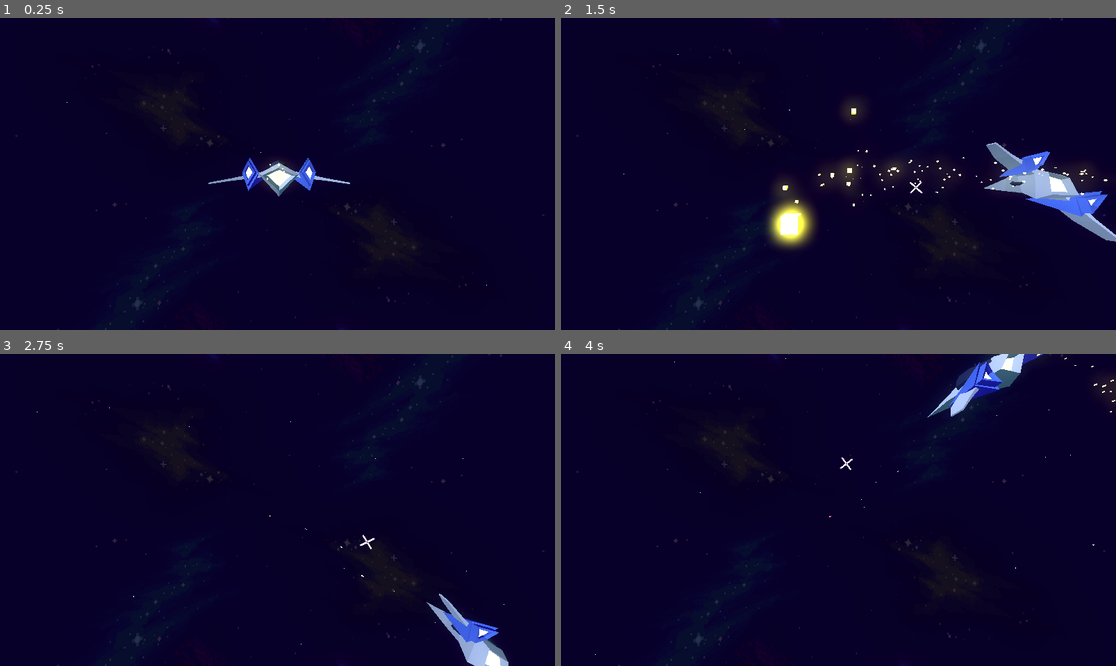
Above: before the commit, frames 1-4 (two rows, left to right).
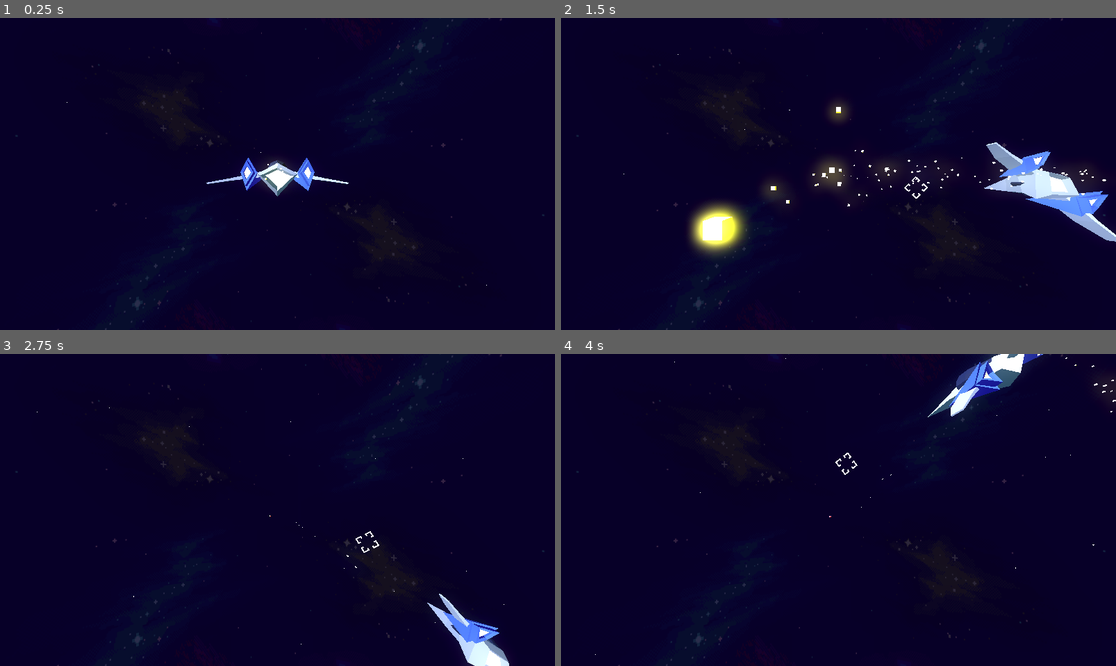
Above: after the commit, the same moments.

Repository: marius-test/cosmic_polygons
Game: Godot game, scene res://main.tscn
Same seed, same stepped clock (60 frames per second), same inputs: the game is played once before the commit and once after it.
Inputs:
- Up to frame 1 (0.25 s): no input
- Up to frame 2 (1.5 s): tap Enter at 0.5 s; hold Right (move_right) 0.53-1.28 s; hold Space (shoot) 0.53-1.28 s; hold Down (move_down) from 1.28 s (still down); tap Space (shoot) at 1.35 s
- Up to frame 3 (2.75 s): release Down (move_down) at 2.03 s; hold Right (move_right) from 2.03 s (still down); hold Space (shoot) from 2.03 s (still down)
- Up to frame 4 (4 s): release Right (move_right) at 2.78 s; release Space (shoot) at 2.78 s; hold Up (move_up) 2.78-3.53 s; tap Space (shoot) at 2.85 s; hold Left (move_left) from 3.53 s (still down); hold Space (shoot) from 3.53 s (still down)

The runs differ from the first frame. In frame 1, 0.8% of the frame differs, in the area x 37-64%, y 44-58%; in frame 2, 6.0%, in the area x 22-100%, y 26-77%; in frame 3, 1.2%; in frame 4, 1.0%.

Commit message:
tons of new features!

Diff:
--- a/main.tscn
+++ b/main.tscn
@@ -1,9 +1,10 @@
-[gd_scene load_steps=11 format=3 uid="uid://cti85piwyhsng"]
+[gd_scene load_steps=12 format=3 uid="uid://cti85piwyhsng"]
 
 [ext_resource type="PackedScene" uid="uid://dwttqe8ch4p4x" path="res://scenes/spacecraft.tscn" id="1_6jefq"]
 [ext_resource type="PackedScene" uid="uid://ccvmeq58m5ttq" path="res://scenes/enemy_spawn.tscn" id="2_rgh4i"]
 [ext_resource type="Texture2D" uid="uid://cask7cc5hftiu" path="res://assets/environment.png" id="3_utl38"]
 [ext_resource type="AudioStream" uid="uid://bv62aryao15yw" path="res://assets/synthpop_martini_main.wav" id="4_trkhj"]
+[ext_resource type="Texture2D" uid="uid://baadlnski08pi" path="res://assets/game_over.png" id="5_dtk57"]
 
 [sub_resource type="StandardMaterial3D" id="StandardMaterial3D_2q305"]
 emission_enabled = true
@@ -37,7 +38,7 @@
 
 
 # Called every frame. 'delta' is the elapsed time since the previous frame.
-func _process(delta):
+func _process(_delta):
 	pass
 "
 
@@ -69,9 +70,16 @@
 
 [node name="DirectionalLight3D" type="DirectionalLight3D" parent="."]
 transform = Transform3D(0.642788, 0.262003, -0.719846, 0, 0.939693, 0.34202, 0.766044, -0.219846, 0.604023, -30, 10, 30)
+light_energy = 2.0
 
 [node name="BackgroundMusic" type="AudioStreamPlayer" parent="."]
 stream = ExtResource("4_trkhj")
 volume_db = -10.0
 autoplay = true
 script = SubResource("GDScript_mhscl")
+
+[node name="Sprite3D" type="Sprite3D" parent="."]
+transform = Transform3D(5, 0, 0, 0, 5, 0, 0, 0, 5, 0, 0, -10)
+visible = false
+texture_filter = 0
+texture = ExtResource("5_dtk57")
--- a/scenes/bullet.tscn
+++ b/scenes/bullet.tscn
@@ -10,8 +10,8 @@
 emission_energy_multiplier = 5.0
 
 [sub_resource type="CapsuleShape3D" id="CapsuleShape3D_hs6kh"]
-radius = 0.446976
-height = 1.85475
+radius = 0.630282
+height = 2.40392
 
 [node name="Bullet" type="CharacterBody3D"]
 script = ExtResource("1_vngn0")
--- a/scenes/enemy.tscn
+++ b/scenes/enemy.tscn
@@ -104,15 +104,15 @@
 shadow_mesh = SubResource("ArrayMesh_cjr37")
 
 [sub_resource type="BoxShape3D" id="BoxShape3D_egud4"]
-size = Vector3(3.57625, 2.86771, 4.02306)
+size = Vector3(4.23757, 3.00075, 4.24981)
 
-[sub_resource type="StandardMaterial3D" id="StandardMaterial3D_3o0me"]
+[sub_resource type="StandardMaterial3D" id="StandardMaterial3D_qad0b"]
 emission_enabled = true
 emission = Color(0.901961, 0.458824, 0, 1)
 emission_energy_multiplier = 16.0
 
 [sub_resource type="BoxMesh" id="BoxMesh_oxt7e"]
-material = SubResource("StandardMaterial3D_3o0me")
+material = SubResource("StandardMaterial3D_qad0b")
 size = Vector3(0.3, 0.3, 0.3)
 
 [sub_resource type="Curve" id="Curve_k3is7"]
@@ -129,7 +129,9 @@
 skeleton = NodePath("")
 
 [node name="CollisionShape3D" type="CollisionShape3D" parent="."]
+unique_name_in_owner = true
 shape = SubResource("BoxShape3D_egud4")
+disabled = true
 
 [node name="EnemyExplosion" type="CPUParticles3D" parent="."]
 unique_name_in_owner = true
--- a/scenes/spacecraft.tscn
+++ b/scenes/spacecraft.tscn
@@ -1,8 +1,9 @@
-[gd_scene load_steps=13 format=3 uid="uid://dwttqe8ch4p4x"]
+[gd_scene load_steps=18 format=3 uid="uid://dwttqe8ch4p4x"]
 
 [ext_resource type="Script" path="res://scripts/spacecraft.gd" id="1_7i2he"]
-[ext_resource type="Texture2D" uid="uid://huiwj3fpnmff" path="res://assets/crosshair1_mb.png" id="2_0j4n8"]
+[ext_resource type="Texture2D" uid="uid://bqjr241oojpf4" path="res://assets/crosshair3w_256x256_mb.png" id="2_g8ie7"]
 [ext_resource type="AudioStream" uid="uid://dmljd1m3it5p0" path="res://assets/retro-laser-gun-shot.wav" id="3_6wfvo"]
+[ext_resource type="AudioStream" uid="uid://cixnlf40w3kyf" path="res://assets/retro-explosion.wav" id="4_nqclm"]
 
 [sub_resource type="StandardMaterial3D" id="StandardMaterial3D_lpd1a"]
 resource_name = "Base Gray"
@@ -148,24 +149,41 @@
 _data = [Vector2(0, 1), 0.0, 0.0, 0, 0, Vector2(1, 0.252747), 0.0, 0.0, 0, 0]
 point_count = 2
 
+[sub_resource type="CapsuleShape3D" id="CapsuleShape3D_bevep"]
+radius = 2.25335
+height = 6.56125
+
+[sub_resource type="StandardMaterial3D" id="StandardMaterial3D_3o0me"]
+emission_enabled = true
+emission = Color(0, 0.72549, 0.901961, 1)
+emission_energy_multiplier = 16.0
+
+[sub_resource type="BoxMesh" id="BoxMesh_vxa42"]
+material = SubResource("StandardMaterial3D_3o0me")
+size = Vector3(0.3, 0.3, 0.3)
+
+[sub_resource type="Curve" id="Curve_bps2m"]
+_data = [Vector2(0, 1), 0.0, 0.0, 0, 0, Vector2(1, 0.197802), 0.0, 0.0, 0, 0]
+point_count = 2
+
 [node name="Spacecraft" type="CharacterBody3D"]
-transform = Transform3D(1, 0, 0, 0, 1, 0, 0, 0, 1, 0.100907, 0, -0.0254326)
 script = ExtResource("1_7i2he")
 
 [node name="PlayerMesh" type="MeshInstance3D" parent="."]
+unique_name_in_owner = true
 mesh = SubResource("ArrayMesh_0w7jd")
 skeleton = NodePath("")
 
 [node name="Gun0" type="Node3D" parent="."]
-transform = Transform3D(1, 0, 0, 0, 1, 0, 0, 0, 1, 3.38478, -0.40925, -0.432886)
+transform = Transform3D(1, 0, 0, 0, 1, 0, 0, 0, 1, 1.3, -0.409, -0.433)
 
 [node name="Gun1" type="Node3D" parent="."]
-transform = Transform3D(1, 0, 0, 0, 1, 0, 0, 0, 1, -3.39721, -0.409, -0.433)
+transform = Transform3D(1, 0, 0, 0, 1, 0, 0, 0, 1, -1.3, -0.409, -0.433)
 
 [node name="Crosshair" type="Sprite3D" parent="."]
 transform = Transform3D(2, 0, 0, 0, 2, 0, 0, 0, 2, 0, 0, -50)
 texture_filter = 0
-texture = ExtResource("2_0j4n8")
+texture = ExtResource("2_g8ie7")
 
 [node name="ThrusterParticles" type="CPUParticles3D" parent="."]
 transform = Transform3D(1, 0, 0, 0, 1, 0, 0, 0, 1, 0, 0, 3.52564)
@@ -184,3 +202,34 @@
 [node name="GunSound" type="AudioStreamPlayer3D" parent="."]
 unique_name_in_owner = true
 stream = ExtResource("3_6wfvo")
+
+[node name="Area3D" type="Area3D" parent="."]
+
+[node name="CollisionShape3D" type="CollisionShape3D" parent="Area3D"]
+transform = Transform3D(1, 0, 0, 0, -4.37114e-08, -1, 0, 1, -4.37114e-08, 0, 0, -1)
+shape = SubResource("CapsuleShape3D_bevep")
+
+[node name="PlayerExplosion" type="CPUParticles3D" parent="."]
+unique_name_in_owner = true
+emitting = false
+amount = 100
+lifetime = 1.75
+one_shot = true
+explosiveness = 1.0
+mesh = SubResource("BoxMesh_vxa42")
+emission_shape = 2
+emission_sphere_radius = 1.0
+direction = Vector3(1, 1, 1)
+spread = 180.0
+gravity = Vector3(0, 0, 0)
+initial_velocity_min = 25.0
+initial_velocity_max = 50.0
+scale_amount_max = 3.0
+scale_amount_curve = SubResource("Curve_bps2m")
+
+[node name="ExplosionSound" type="AudioStreamPlayer3D" parent="."]
+unique_name_in_owner = true
+stream = ExtResource("4_nqclm")
+volume_db = 20.0
+
+[connection signal="body_entered" from="Area3D" to="." method="_on_area_3d_body_entered"]
--- a/scripts/bullet.gd
+++ b/scripts/bullet.gd
@@ -8,4 +8,4 @@
 	# handle collision with other bodies
 	if body.is_in_group("Enemies"):
 		print("Bullet hit an enemy!")
-		body.explode()  # trigger enemy explosion
+		body.enemy_explode()  # trigger enemy explosion
--- a/scripts/enemy.gd
+++ b/scripts/enemy.gd
@@ -1,5 +1,6 @@
 extends CharacterBody3D
 
+@onready var collision_shape_3d = %CollisionShape3D
 @onready var enemy_mesh = %EnemyMesh
 @onready var explosion_sound = %ExplosionSound
 @onready var enemy_explosion = %EnemyExplosion
@@ -13,14 +14,14 @@
 func _process(_delta):
 	# set the enemy velocity
 	velocity.z = enemy_speed
-	if transform.origin.z > 10:
+	if transform.origin.z > 30:
 		queue_free()  # removes the enemy from the scene when it is out of bounds
 
 func disable_enemy_mesh():
 	# disables enemy mesh
 	enemy_mesh.visible = false
 
-func explode():
+func enemy_explode():
 	# trigger the exploision effect and sound
 	if not has_been_hit:  # run the explosion only once
 		explosion_sound.play()
@@ -29,3 +30,7 @@
 		disable_enemy_mesh()
 		await get_tree().create_timer(1.75).timeout
 		queue_free()  # removes the enemy from the scene
+
+func enable_collision():
+	if collision_shape_3d:
+		collision_shape_3d.set_disabled(false)
--- a/scripts/enemy_spawn.gd
+++ b/scripts/enemy_spawn.gd
@@ -1,14 +1,18 @@
 extends Node3D
 
-@onready  var main = get_tree().current_scene  # reference to the main scene
+@onready var main = get_tree().current_scene  # reference to the main scene
 var Enemy = load("res://scenes/enemy.tscn")  # load the enemy scene
 
 # spawn new enemy
 func spawn():
 	var enemy = Enemy.instantiate()
 	main.add_child(enemy)
+	# set the enemy position with some random offset
 	enemy.transform.origin = transform.origin + Vector3(randi_range(-15, 15), randi_range(-10, 10), 0)
-	# set the enemy position with some random offset
+
+	# enable collision detection after a short delay (adjust as needed)
+	await get_tree().create_timer(0.5).timeout
+	enemy.enable_collision()
 
 # called when the timer times out
 func _on_timer_timeout():
--- a/scripts/spacecraft.gd
+++ b/scripts/spacecraft.gd
@@ -11,7 +11,10 @@
 var cooldown = 0
 const COOLDOWN = 8
 
-
+@onready var player_explosion = %PlayerExplosion
+@onready var explosion_sound = %ExplosionSound
+@onready var player_mesh = %PlayerMesh
+var has_been_hit = false  # flag to track whether the enemy was hit
 var Bullet = load("res://scenes/bullet.tscn")  # load the bullet scene
 @onready var gun_sound = %GunSound  # sound effect for shooting
 @onready var guns = [$Gun0, $Gun1]  # list of gund nodes
@@ -52,3 +55,24 @@
 	#cooldown management
 	if cooldown > 0:
 		cooldown -= delta
+
+func disable_player_mesh():
+	# disables enemy mesh
+	player_mesh.visible = false
+
+func player_explode():
+	# trigger the exploision effect and sound
+	if not has_been_hit:  # run the explosion only once
+		explosion_sound.play()
+		player_explosion.restart()
+		has_been_hit = true
+		disable_player_mesh()
+		await get_tree().create_timer(1.75).timeout
+		queue_free()  # removes the spacecraft from the scene
+
+func _on_area_3d_body_entered(body):
+	# handle collision with other bodies
+	if body.is_in_group("Enemies"):
+		print("Player collision with enemy!")
+		player_explode()
+		body.enemy_explode()
Binary file removed: assets/crosshair1_mb.png
Binary file removed: assets/crosshair2_mb.png
Binary file added: assets/crosshair3w_256x256_mb.png
Not shown, changed: assets/crosshair3w_256x256_mb.png.import
Binary file added: assets/crosshair4w_256x256_mb.png
Not shown, added: assets/crosshair4w_256x256_mb.png.import
Binary file added: assets/game_over.png
Not shown, changed: assets/game_over.png.import
